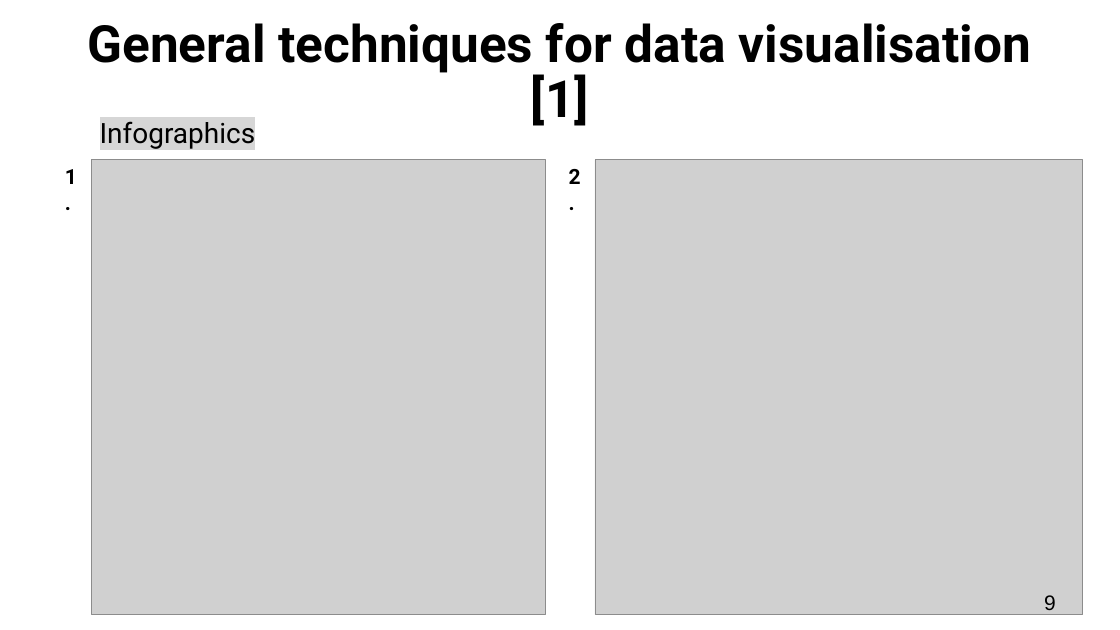
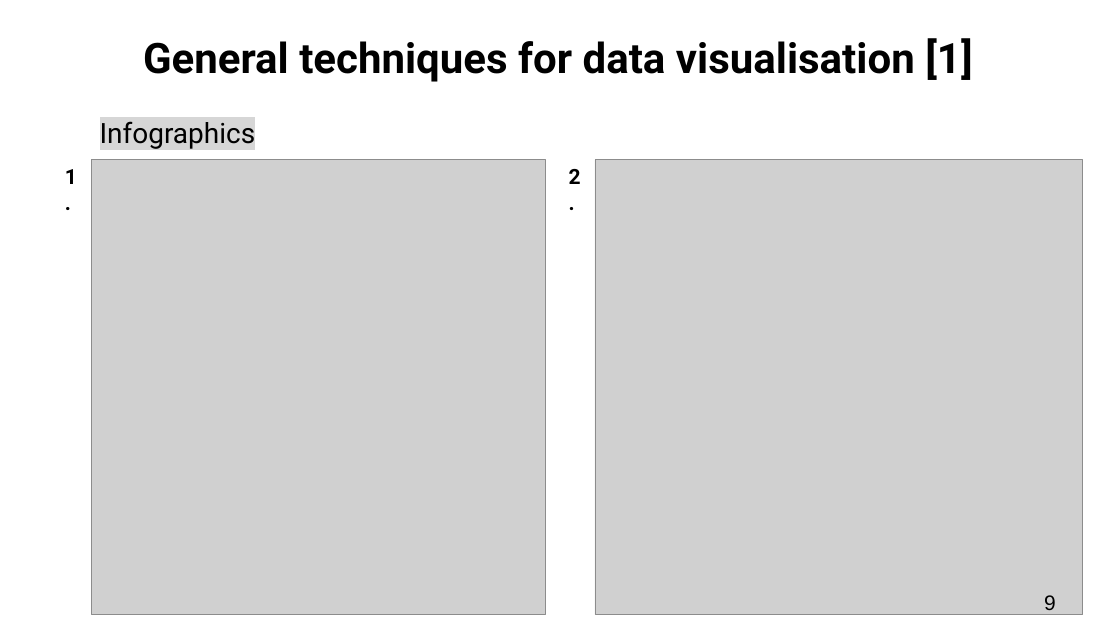
Before and after one commit to UCLPG-MSC-SGDS/POLS0008, a slide deck: slide 9 of Lecture_notes_ppts/POLS0008-2022-23 Week 3 Examining Data II.pptx. Drawn at 1120x630 pixels with LibreOffice and Linux fonts; fonts in the diff are those of the drawing; grey boxes stand for pictures. Boxes give left, top, right and bottom in pixels: in the first picture for what was removed or moved away, otherwise in the second. Text is boxed around its words. In the diff, an @@ line names an element or a change of style, - is before the commit and + after.

```diff
--- a/Lecture_notes_ppts/POLS0008-2022-23 Week 3 Examining Data II.pptx
+++ b/Lecture_notes_ppts/POLS0008-2022-23 Week 3 Examining Data II.pptx
@@ title "General techniques for data visualisation ..." at box(143, 38, 972, 82): size 44 to 36 pt @@
```
Also in this commit, not shown: 7 other slides changed, 2 slides added, 6 other files.
